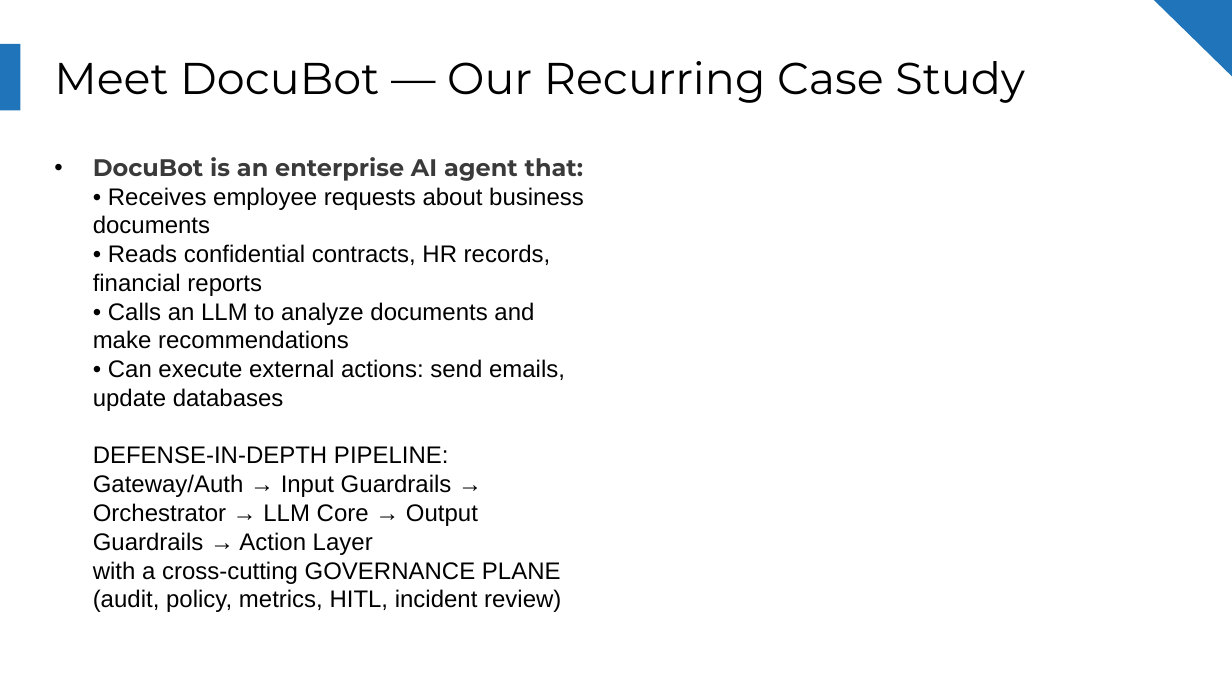
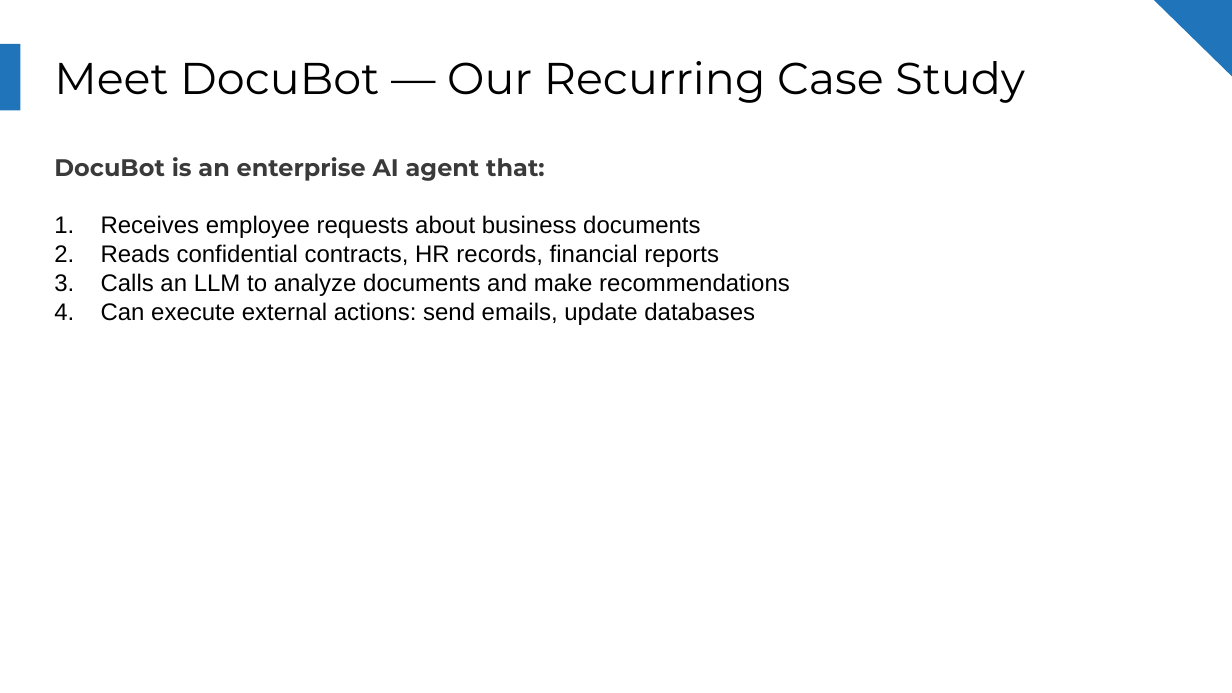
Before and after one commit to aashishpokharel/kss_trustworthy_ai, a slide deck: slide 6 of presentations/KSS_output_v2.pptx (slide 5 before the commit). Drawn at 1232x693 pixels with LibreOffice and Linux fonts; fonts in the diff are those of the drawing. Boxes give left, top, right and bottom in pixels: in the first picture for what was removed or moved away, otherwise in the second. Text is boxed around its words. In the diff, an @@ line names an element or a change of style, - is before the commit and + after.

```diff
--- a/presentations/KSS_output_v2.pptx
+++ b/presentations/KSS_output_v2.pptx
@@ text at (54, 157, 790, 325): text changed @@
-• DocuBot is an enterprise AI agent that:
-  • Receives employee requests about business documents
-  • Reads confidential contracts, HR records, financial reports
-  • Calls an LLM to analyze documents and make recommendations
-  • Can execute external actions: send emails, update databases
-  DEFENSE-IN-DEPTH PIPELINE:
-  Gateway/Auth → Input Guardrails → Orchestrator → LLM Core → Output Guardrails → Action Layer
-  with a cross-cutting GOVERNANCE PLANE (audit, policy, metrics, HITL, incident review)
+DocuBot is an enterprise AI agent that:
+1. Receives employee requests about business documents
+2. Reads confidential contracts, HR records, financial reports
+3. Calls an LLM to analyze documents and make recommendations
+4. Can execute external actions: send emails, update databases
```
Also in this commit, not shown: 9 other slides changed, 1 slide added.
